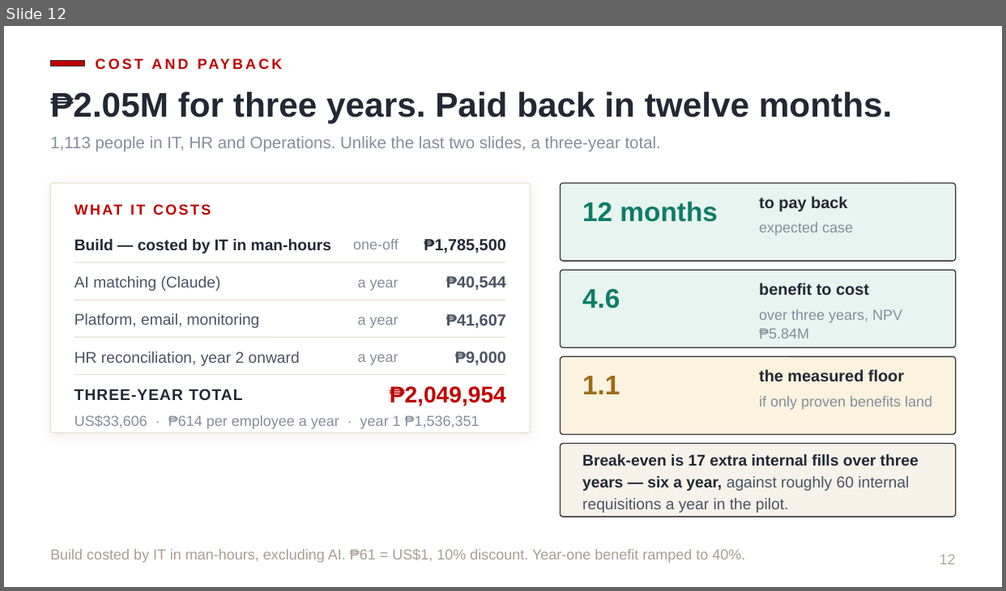
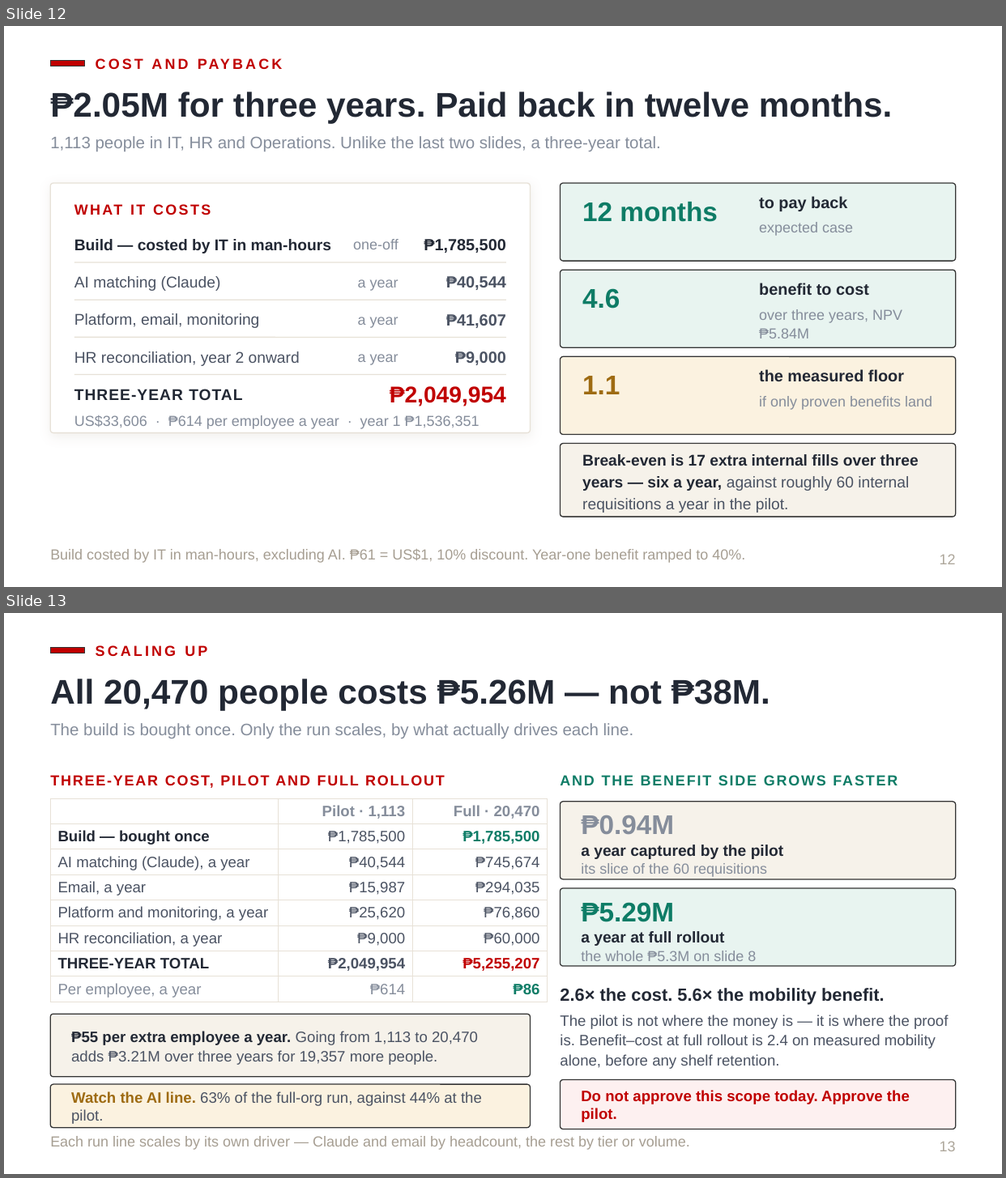
Before and after one commit to Ruffa06/Talent-Marketplace, a slide deck: docs/Growth_Executive_ALP.pptx. Shown one above the other, each under a label of ours: slide 12 before the commit, slides 12 and 13 after it. The pictures are 1006x591 and 1006x1178 pixels, drawn with LibreOffice and Linux fonts; fonts in the diff are those of the drawing. Boxes give left, top, right and bottom in pixels: in the first picture for what was removed or moved away, otherwise in the second. Text is boxed around its words. In the diff, an @@ line names an element or a change of style, - is before the commit and + after.

```diff
--- a/docs/Growth_Executive_ALP.pptx
+++ b/docs/Growth_Executive_ALP.pptx
@@ slide 13 added at box(4, 613, 1002, 1174), background #FFFFFF @@
@@ rectangle added at box(50, 648, 85, 653), fill #C00000, outline #333333 1 pt @@
@@ text added at box(96, 645, 207, 657), 14 pt, text #C00000, bold @@
+SCALING UP
@@ text added at box(50, 679, 770, 710), 33 pt, text #222834, bold @@
+All 20,470 people costs ₱5.26M — not ₱38M.
@@ text added at box(50, 723, 634, 739), 16 pt, text #858D9B @@
+The build is bought once. Only the run scales, by what actually drives each line.
@@ text added at box(50, 770, 530, 790), 14 pt, text #C00000, bold @@
+THREE-YEAR COST, PILOT AND FULL ROLLOUT
@@ text added at box(560, 770, 956, 790), 14 pt, text #0E7C66, bold @@
+AND THE BENEFIT SIDE GROWS FASTER
@@ table added at box(50, 798, 548, 1001), 8 rows, 3 columns @@
+ | Pilot · 1,113 | Full · 20,470
+Build — bought once | ₱1,785,500 | ₱1,785,500
+AI matching (Claude), a year | ₱40,544 | ₱745,674
+Email, a year | ₱15,987 | ₱294,035
+Platform and monitoring, a year | ₱25,620 | ₱76,860
+HR reconciliation, a year | ₱9,000 | ₱60,000
+THREE-YEAR TOTAL | ₱2,049,954 | ₱5,255,207
+Per employee, a year | ₱614 | ₱86
@@ rounded rectangle added at box(560, 802, 956, 879), fill #F6F2EA, outline #333333 1 pt @@
@@ text added at box(581, 815, 674, 834), 26 pt, text #858D9B, bold @@
+₱0.94M
@@ text added at box(581, 845, 784, 859), 15 pt, text #222834, bold @@
+a year captured by the pilot
@@ text added at box(581, 863, 767, 877), 14 pt, text #858D9B @@
+its slice of the 60 requisitions
@@ rounded rectangle added at box(560, 888, 956, 966), fill #E8F4F0, outline #333333 1 pt @@
@@ text added at box(581, 902, 674, 922), 26 pt, text #0E7C66, bold @@
+₱5.29M
@@ text added at box(581, 931, 725, 946), 15 pt, text #222834, bold @@
+a year at full rollout
@@ text added at box(581, 951, 756, 961), 14 pt, text #858D9B @@
+the whole ₱5.3M on slide 8
@@ text added at box(560, 988, 884, 1004), 17 pt, text #222834, bold @@
+2.6× the cost. 5.6× the mobility benefit.
@@ rounded rectangle added at box(50, 1014, 530, 1077), fill #F6F2EA, outline #333333 1 pt @@
@@ text added at box(560, 1015, 948, 1069), 14.5 pt, text #4B5363 @@
+The pilot is not where the money is — it is where the proof is. Benefit–cost at full rollout is 2.4 on measured mobility alone, before any shelf retention.
@@ text added at box(71, 1031, 478, 1065), 14.5 pt, text #4B5363 @@
+₱55 per extra employee a year. Going from 1,113 to 20,470 adds ₱3.21M over three years for 19,357 more people.
@@ rounded rectangle added at box(50, 1084, 530, 1128), fill #FBF2E0, outline #333333 1 pt @@
@@ text added at box(71, 1092, 482, 1124), 14.5 pt, text #4B5363 @@
+Watch the AI line. 63% of the full-org run, against 44% at the pilot.
@@ rounded rectangle added at box(560, 1080, 956, 1130), fill #FDF0F0, outline #333333 1 pt @@
@@ text added at box(581, 1090, 910, 1122), 14.5 pt, text #C00000, bold @@
+Do not approve this scope today. Approve the pilot.
@@ text added at box(50, 1136, 690, 1150), 14 pt, text #A69E92 @@
+Each run line scales by its own driver — Claude and email by headcount, the rest by tier or volume.
@@ text added at box(940, 1141, 956, 1152), 14 pt, text #ADA69A @@
+13
```
Also in this commit, not shown: 6 slides changed, 1 other slide added, 2 other files.
